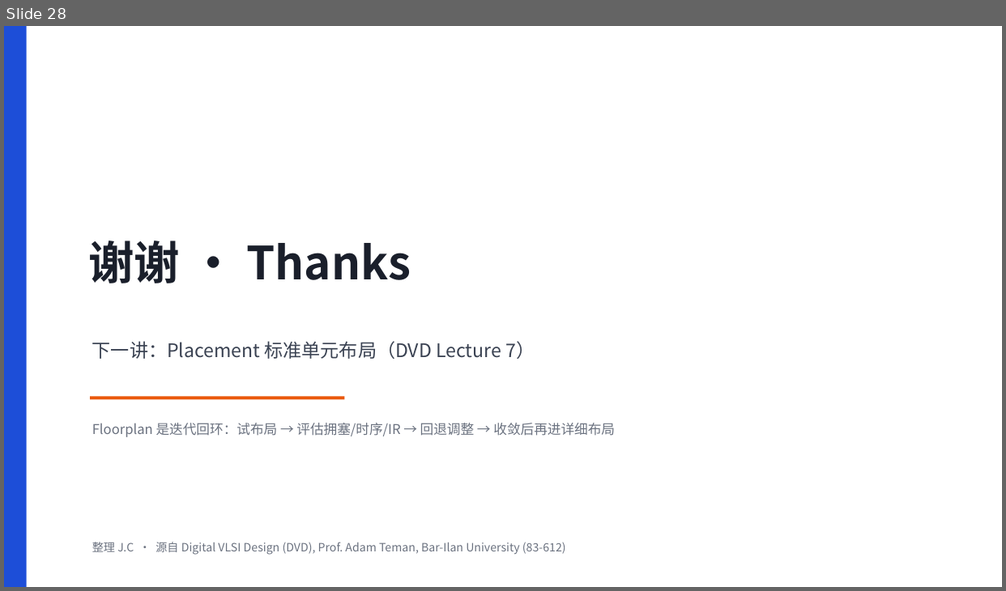
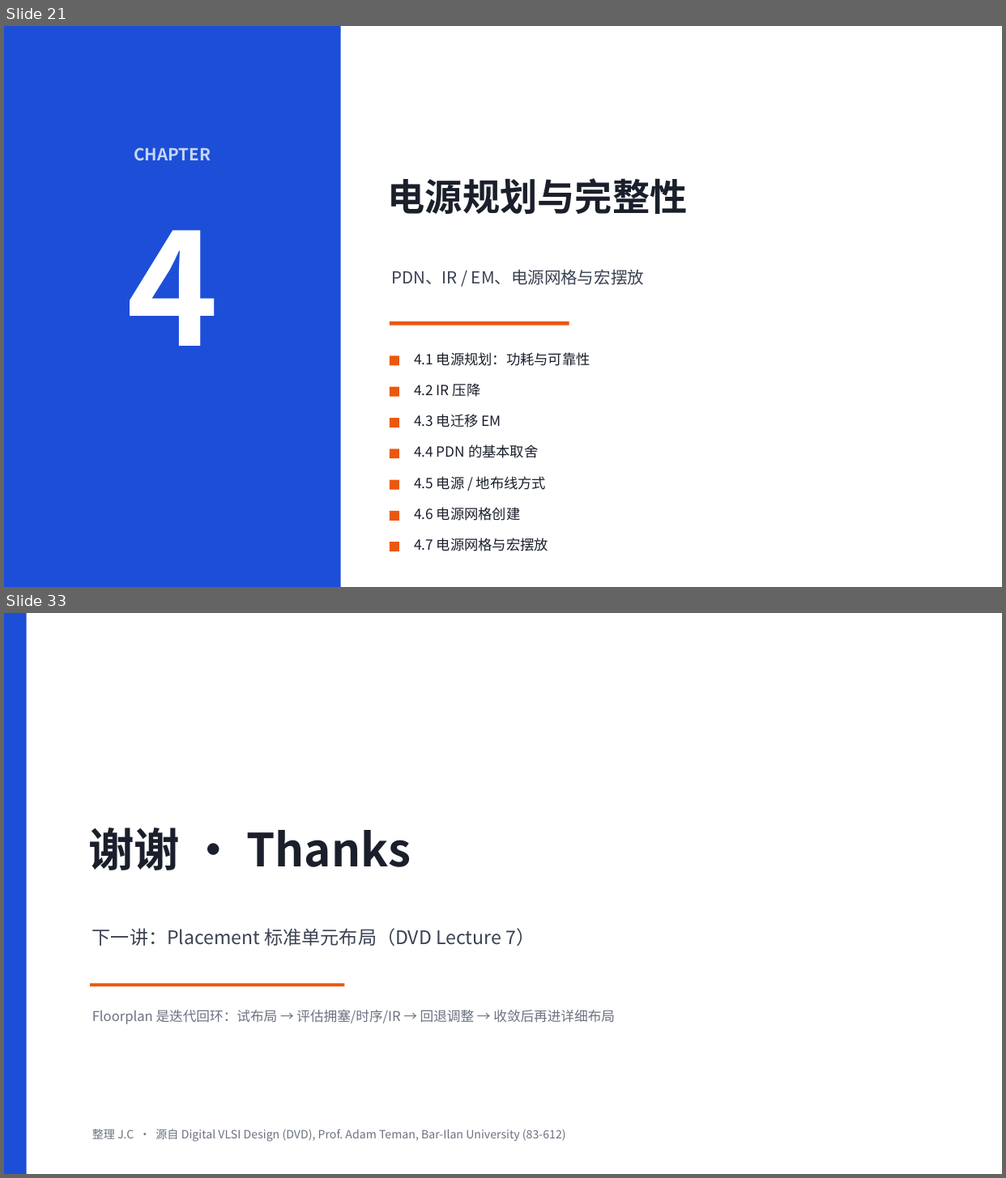
Before and after one commit to JinChengZ18/IC_Learning_Material, a slide deck: IC_Backend_Notes/slides/05_Floorplan.pptx. Shown one above the other, each under a label of ours: slide 28 before the commit, slides 21 and 33 after it; the slides between them are not shown. The pictures are 1006x591 and 1006x1178 pixels, drawn with LibreOffice and Linux fonts; fonts in the diff are those of the drawing. Boxes give left, top, right and bottom in pixels: in the first picture for what was removed or moved away, otherwise in the second. Text is boxed around its words. In the diff, an @@ line names an element or a change of style, - is before the commit and + after.

```diff
--- a/IC_Backend_Notes/slides/05_Floorplan.pptx
+++ b/IC_Backend_Notes/slides/05_Floorplan.pptx
@@ slide 21 added at [4, 26, 1002, 587], background #FFFFFF @@
@@ rectangle added at [4, 26, 1002, 587], fill #FFFFFF @@
@@ rectangle added at [4, 26, 341, 587], fill #1D4ED8 @@
@@ text added at [134, 148, 211, 161], 16 pt, text #C5D6F7, bold @@
+CHAPTER
@@ text added at [388, 178, 688, 214], 36 pt, text #1A1F2B, bold @@
+电源规划与完整性
@@ text added at [126, 230, 219, 346], 150 pt, text #FFFFFF, bold @@
+4
@@ text added at [391, 269, 644, 285], 16 pt, text #3A4252 @@
+PDN、IR / EM、电源网格与宏摆放
@@ rectangle added at [390, 322, 569, 326], fill #EA580C @@
@@ rectangle added at [390, 356, 399, 366], fill #EA580C @@
@@ text added at [414, 352, 590, 366], 13.5 pt, text #1A1F2B @@
+4.1 电源规划：功耗与可靠性
@@ rectangle added at [390, 386, 399, 396], fill #EA580C @@
@@ text added at [414, 383, 481, 397], 13.5 pt, text #1A1F2B @@
+4.2 IR 压降
@@ text added at [414, 414, 501, 428], 13.5 pt, text #1A1F2B @@
+4.3 电迁移 EM
@@ rectangle added at [390, 418, 399, 428], fill #EA580C @@
@@ rectangle added at [390, 449, 399, 459], fill #EA580C @@
@@ text added at [414, 445, 538, 459], 13.5 pt, text #1A1F2B @@
+4.4 PDN 的基本取舍
@@ rectangle added at [390, 480, 399, 490], fill #EA580C @@
@@ text added at [414, 476, 546, 490], 13.5 pt, text #1A1F2B @@
+4.5 电源 / 地布线方式
@@ rectangle added at [390, 511, 399, 521], fill #EA580C @@
@@ text added at [414, 507, 521, 521], 13.5 pt, text #1A1F2B @@
+4.6 电源网格创建
@@ rectangle added at [390, 543, 399, 552], fill #EA580C @@
@@ text added at [414, 538, 548, 552], 13.5 pt, text #1A1F2B @@
+4.7 电源网格与宏摆放
@@ what was slide 28 is now slide 33 @@
```
Also in this commit, not shown: 26 slides changed, 4 other slides added, 34 other files.
